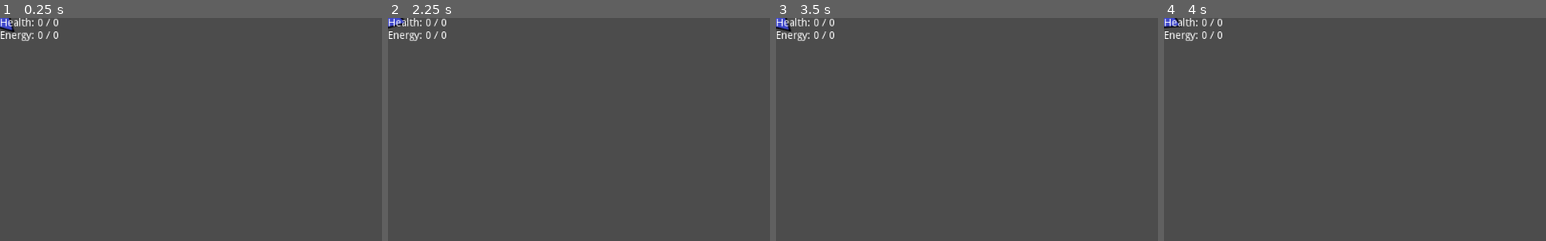
Above: before the commit, frames 1-4 (left to right).
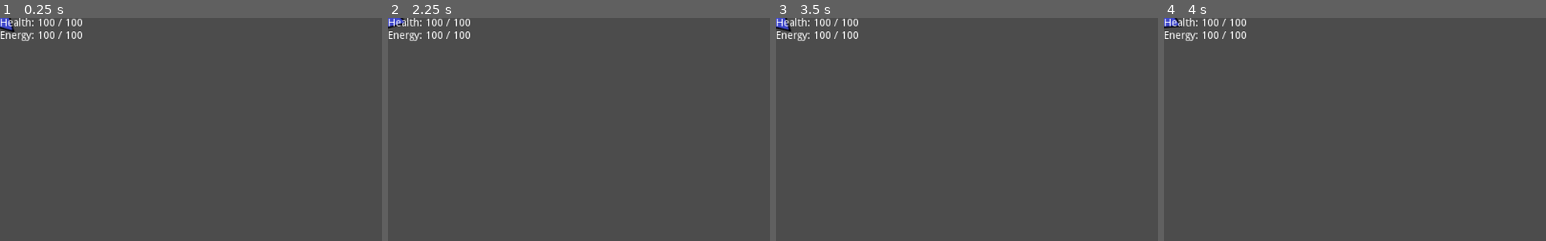
Above: after the commit, the same moments.

Repository: afkpuezo/blinkshooter
Game: Godot game, scene res://demo/demo.tscn
Same seed, same stepped clock (60 frames per second), same inputs: the game is played once before the commit and once after it. The project has no main scene, so this scene is started directly.
Inputs (mouse positions are % of the whole screen's width and height, from its top left):
- Up to frame 1 (0.25 s): no input
- Up to frame 2 (2.25 s): tap Enter at 0.5, 2 s; move the mouse to (72, 45) at 0.52 s; tap Space at 1.25 s; move the mouse to (30, 55) at 1.27 s; move the mouse to (60, 28) at 2.02 s
- Up to frame 3 (3.5 s): tap Space at 2.75 s; move the mouse to (45, 70) at 2.77 s
- Up to frame 4 (4 s): tap Enter at 3.5 s; move the mouse to (80, 65) at 3.52 s
The pictures show only the part of the screen within x 0-50%, y 0-50%; the shares and areas given below are measured in that part.

The runs differ from the first frame. In frame 1, 0.4% of the frame differs, in the area x 10-22%, y 0-10%; in frame 2, 0.4%; in frame 3, 0.4%; in frame 4, 0.4%.

Commit message:
fixed player monitor text

Diff:
--- a/Player/Player.tscn
+++ b/Player/Player.tscn
@@ -23,6 +23,7 @@
 __meta__ = {
 "_editor_description_": ""
 }
+is_player = true
 
 [node name="Energy" type="Node" parent="CombatResources"]
 script = ExtResource( 3 )
--- a/demo/demo.tscn
+++ b/demo/demo.tscn
@@ -5,6 +5,6 @@
 
 [node name="World" type="Node2D"]
 
+[node name="PlayerMonitorText" parent="." instance=ExtResource( 2 )]
+
 [node name="Player" parent="." instance=ExtResource( 1 )]
-
-[node name="PlayerMonitorText" parent="." instance=ExtResource( 2 )]
--- a/ui/player_monitor_text.gd
+++ b/ui/player_monitor_text.gd
@@ -31,8 +31,8 @@
 func update_value(msg: Dictionary):
 	match msg['type']:
 		CombatResource.CombatResourceType.HEALTH:
-			_values['hp'] = msg['value']
-			_values['hp_max'] = msg['max']
+			_values['hp'] = int(msg['value'])
+			_values['hp_max'] = int(msg['max'])
 		CombatResource.CombatResourceType.ENERGY:
-			_values['nrg'] = msg['value']
-			_values['hp_max'] = msg['max']
+			_values['nrg'] = int(msg['value'])
+			_values['nrg_max'] = int(msg['max'])
